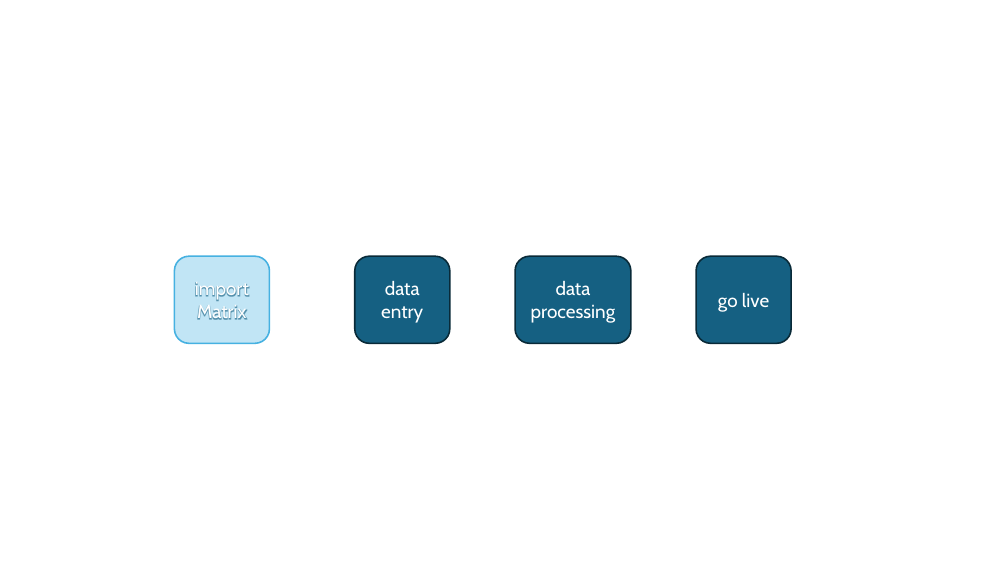
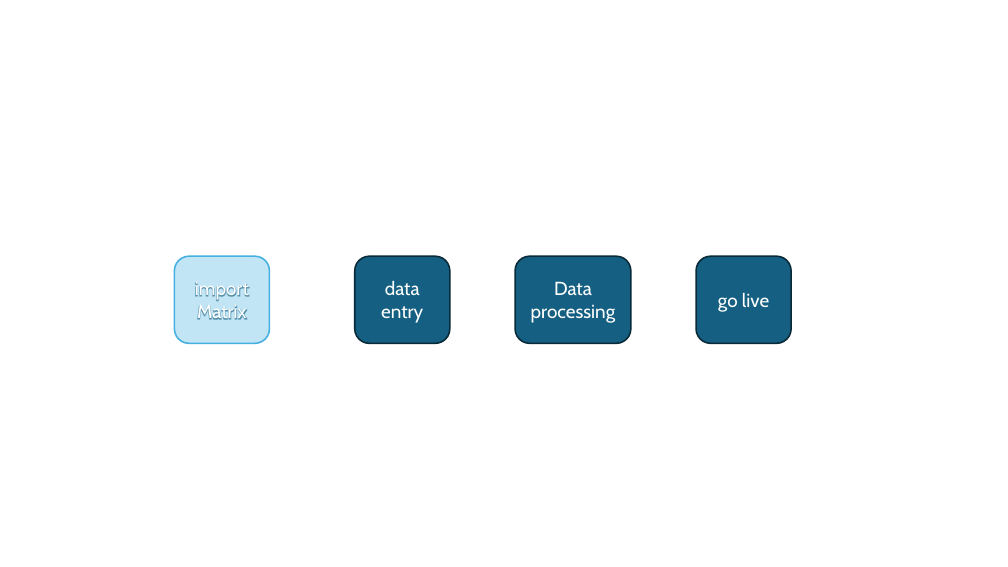
Before and after one commit to WA-Nearshore/seagrass-restoration-processing, a slide deck: slide 6 of docs/seagrass_restoration_storymap_notes.pptx. Drawn at 1008x567 pixels with LibreOffice and Linux fonts; fonts in the diff are those of the drawing. Boxes give left, top, right and bottom in pixels: in the first picture for what was removed or moved away, otherwise in the second. Text is boxed around its words. In the diff, an @@ line names an element or a change of style, - is before the commit and + after.

```diff
--- a/docs/seagrass_restoration_storymap_notes.pptx
+++ b/docs/seagrass_restoration_storymap_notes.pptx
@@ text in rounded rectangle at box(531, 281, 615, 323): text changed @@
-data processing
+Data processing
```
Also in this commit, not shown: 4 other slides changed, 5 slides added, 1 slide removed, 4 other files.
